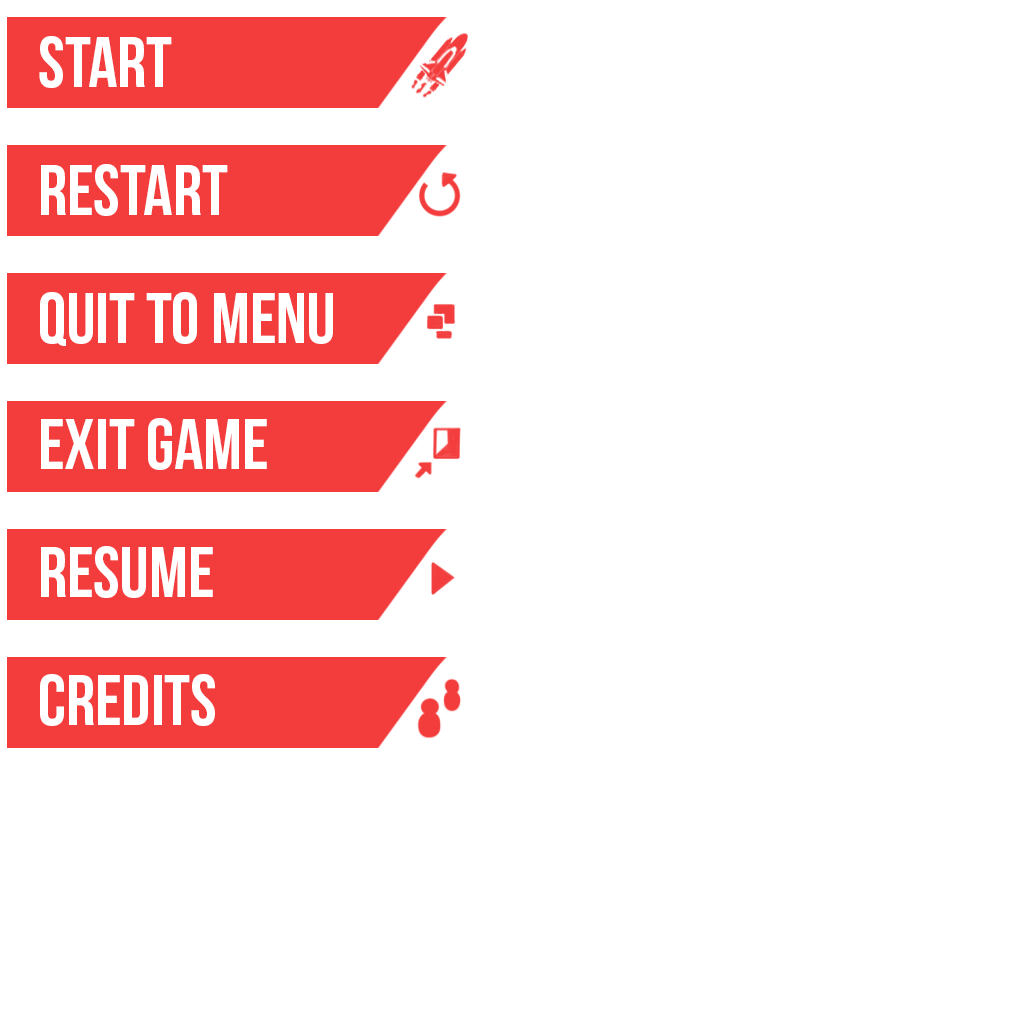
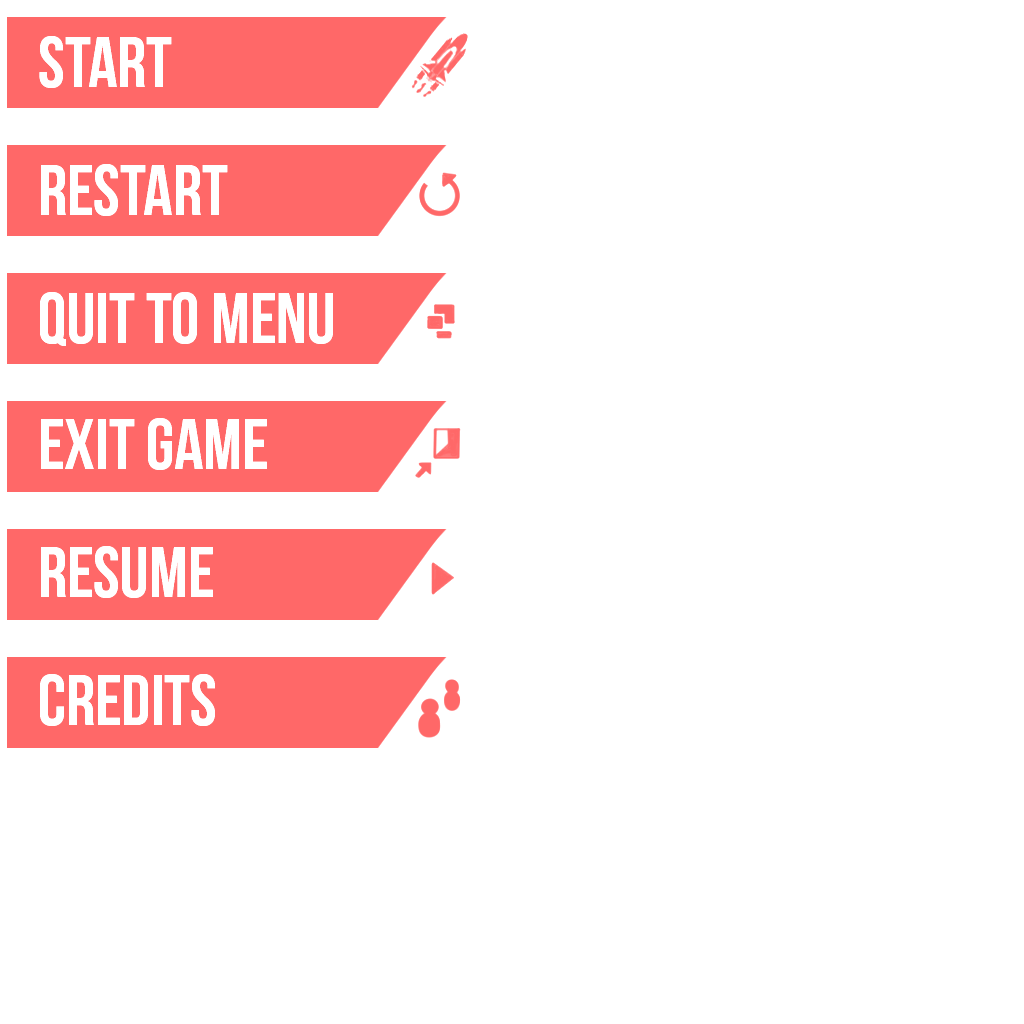
The second 1024 × 1024 image is a revision of the first. Changes to its layers:
pixels changed over [7, 17, 468, 748] (layer not identified)
